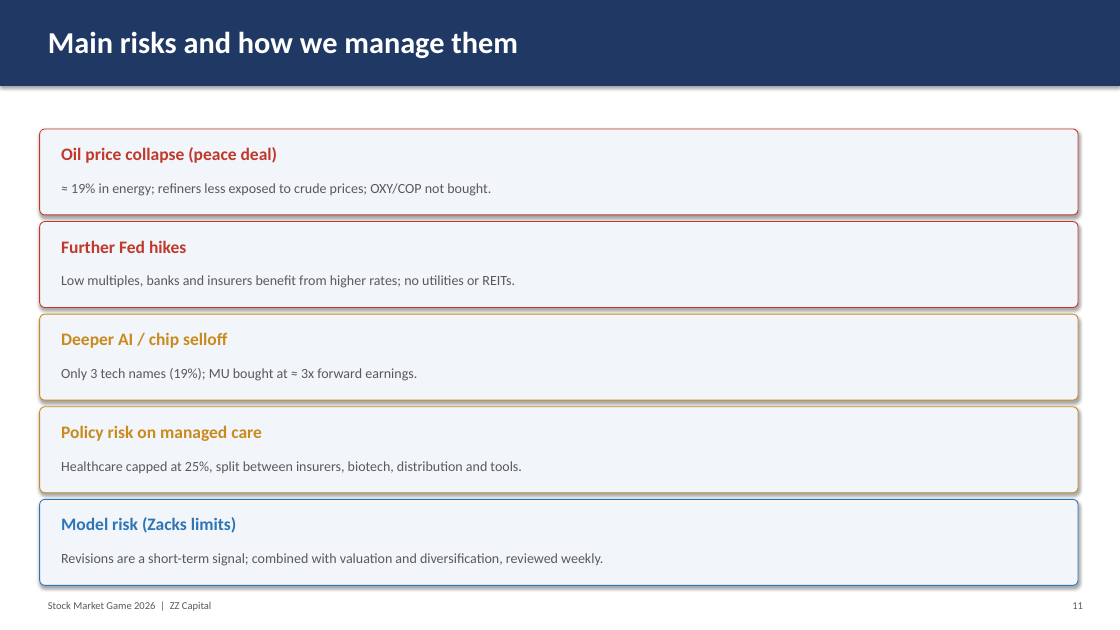
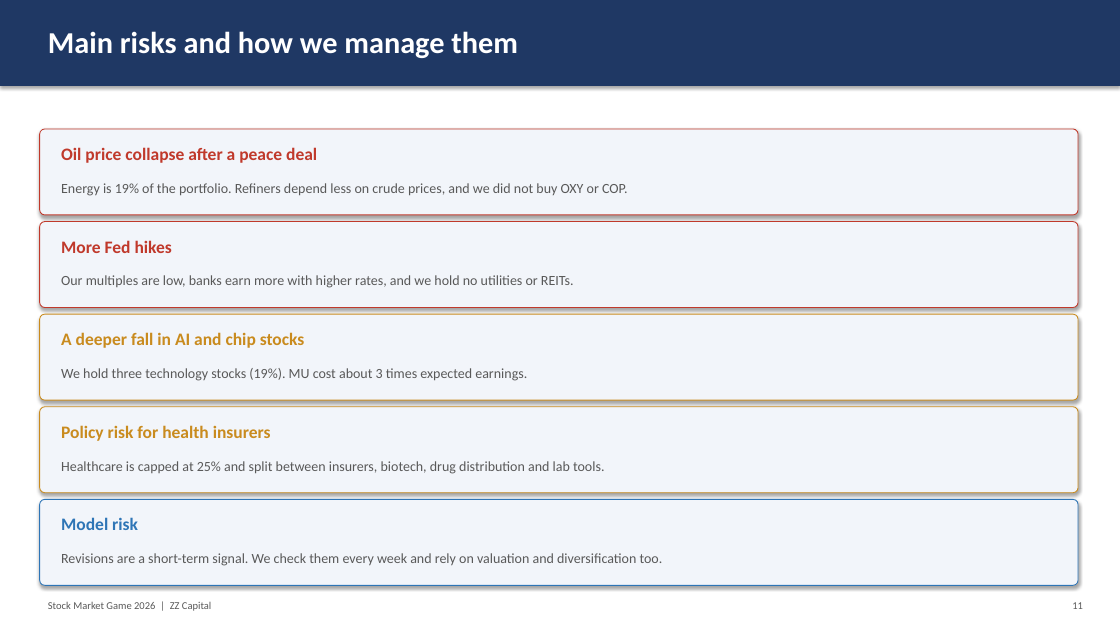
Before and after one commit to cristianozonta220405-afk/Uni, a slide deck: slide 11 of SMG/out/presentazione_strategia.pptx. Drawn at 1120x630 pixels with LibreOffice and Linux fonts; fonts in the diff are those of the drawing. Boxes give left, top, right and bottom in pixels: in the first picture for what was removed or moved away, otherwise in the second. Text is boxed around its words. In the diff, an @@ line names an element or a change of style, - is before the commit and + after.

```diff
--- a/SMG/out/presentazione_strategia.pptx
+++ b/SMG/out/presentazione_strategia.pptx
@@ text at (61, 147, 317, 163): text changed @@
-Oil price collapse (peace deal)
+Oil price collapse after a peace deal
@@ text at (61, 183, 628, 196): text changed @@
-≈ 19% in energy; refiners less exposed to crude prices; OXY/COP not bought.
+Energy is 19% of the portfolio. Refiners depend less on crude prices, and we did not buy OXY or COP.
@@ text at (61, 240, 172, 253): text changed @@
-Further Fed hikes
+More Fed hikes
@@ text at (61, 275, 574, 288): text changed @@
-Low multiples, banks and insurers benefit from higher rates; no utilities or REITs.
+Our multiples are low, banks earn more with higher rates, and we hold no utilities or REITs.
@@ text at (61, 332, 305, 348): text changed @@
-Deeper AI / chip selloff
+A deeper fall in AI and chip stocks
@@ text at (61, 368, 527, 381): text changed @@
-Only 3 tech names (19%); MU bought at ≈ 3x forward earnings.
+We hold three technology stocks (19%). MU cost about 3 times expected earnings.
@@ text at (61, 425, 271, 441): text changed @@
-Policy risk on managed care
+Policy risk for health insurers
@@ text at (61, 461, 605, 474): text changed @@
-Healthcare capped at 25%, split between insurers, biotech, distribution and tools.
+Healthcare is capped at 25% and split between insurers, biotech, drug distribution and lab tools.
@@ text at (61, 517, 138, 530): text changed @@
-Model risk (Zacks limits)
+Model risk
@@ text at (61, 553, 663, 566): text changed @@
-Revisions are a short-term signal; combined with valuation and diversification, reviewed weekly.
+Revisions are a short-term signal. We check them every week and rely on valuation and diversification too.
```
Also in this commit, not shown: 11 other slides changed, 1 other file.
